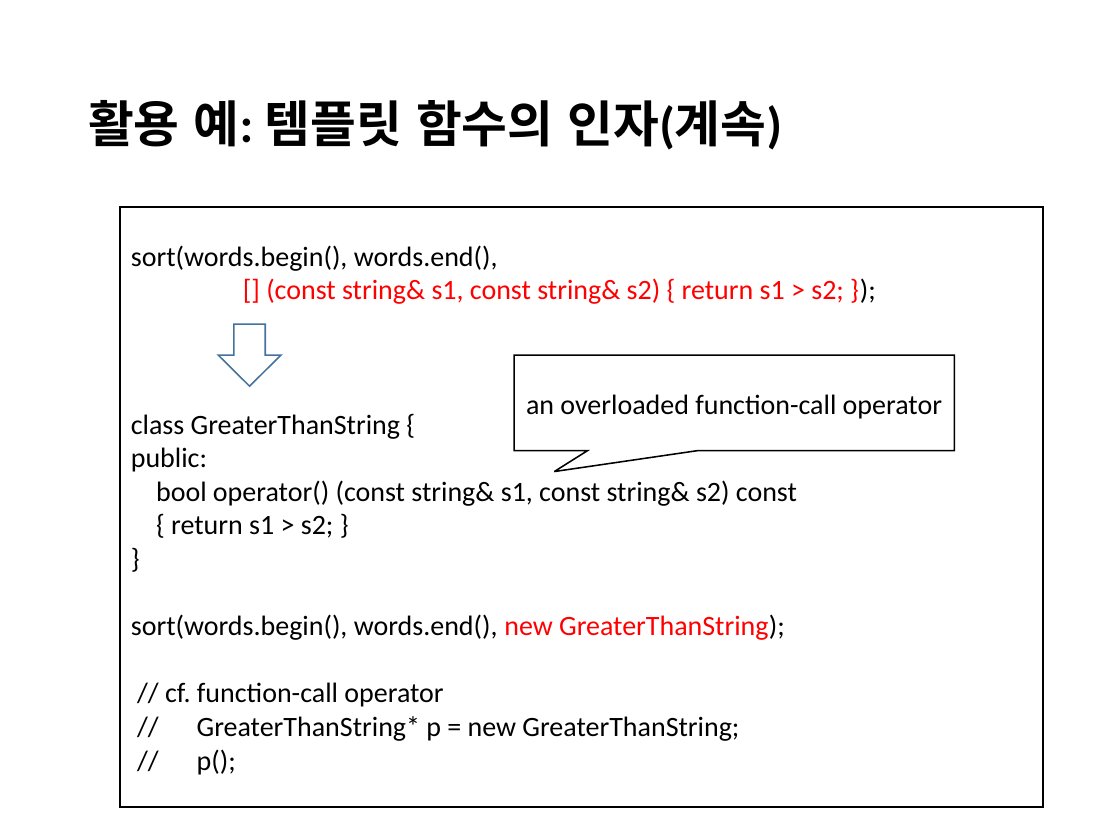
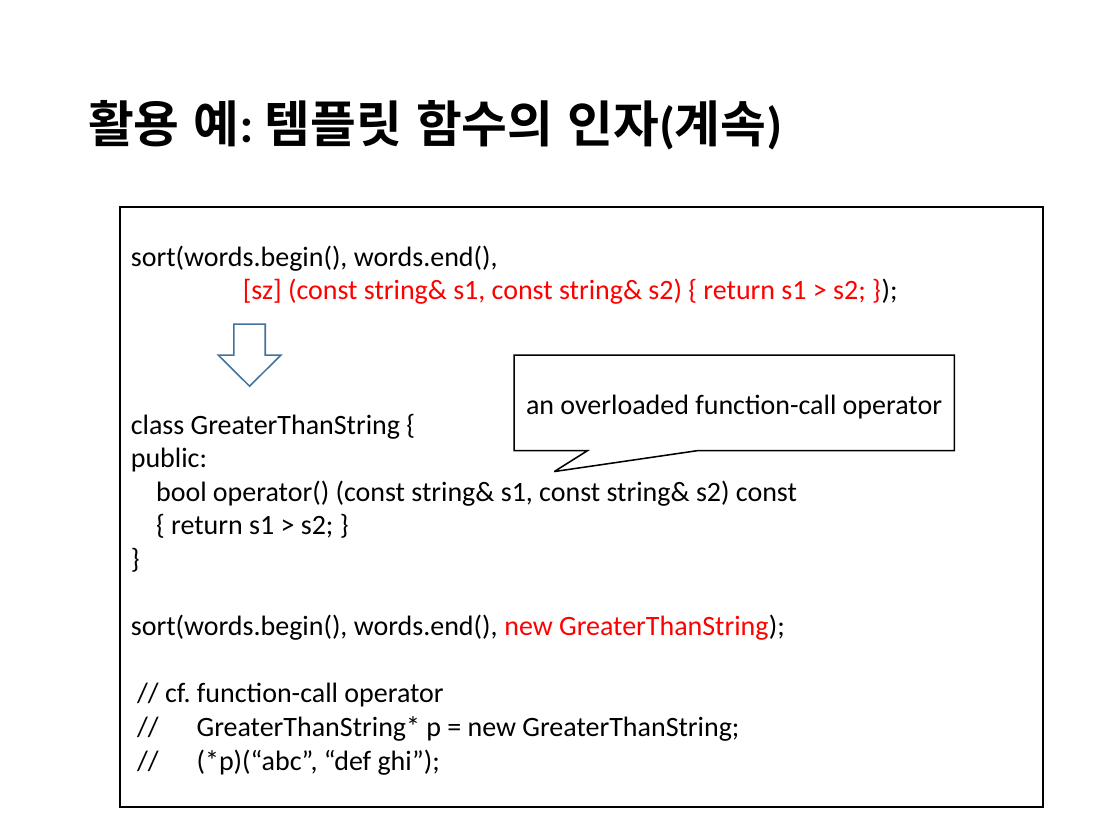
Before and after one commit to kwanghoon/fpstudy, a slide deck: slide 11 of lambda/cpp/lambda_cpp.pptx. Drawn at 1120x840 pixels with LibreOffice and Linux fonts; fonts in the diff are those of the drawing. Boxes give left, top, right and bottom in pixels: in the first picture for what was removed or moved away, otherwise in the second. Text is boxed around its words. In the diff, an @@ line names an element or a change of style, - is before the commit and + after.

```diff
--- a/lambda/cpp/lambda_cpp.pptx
+++ b/lambda/cpp/lambda_cpp.pptx
@@ text in rectangle at <box>243,278,866,304</box>: text changed @@
-[] (const string& s1, const string& s2) { return s1 > s2; });
+[sz] (const string& s1, const string& s2) { return s1 > s2; });
@@ text in rectangle at <box>197,749,440,775</box>: text changed @@
-// p();
+// (*p)(“abc”, “def ghi”);
```
Also in this commit, not shown: 2 other slides changed.
